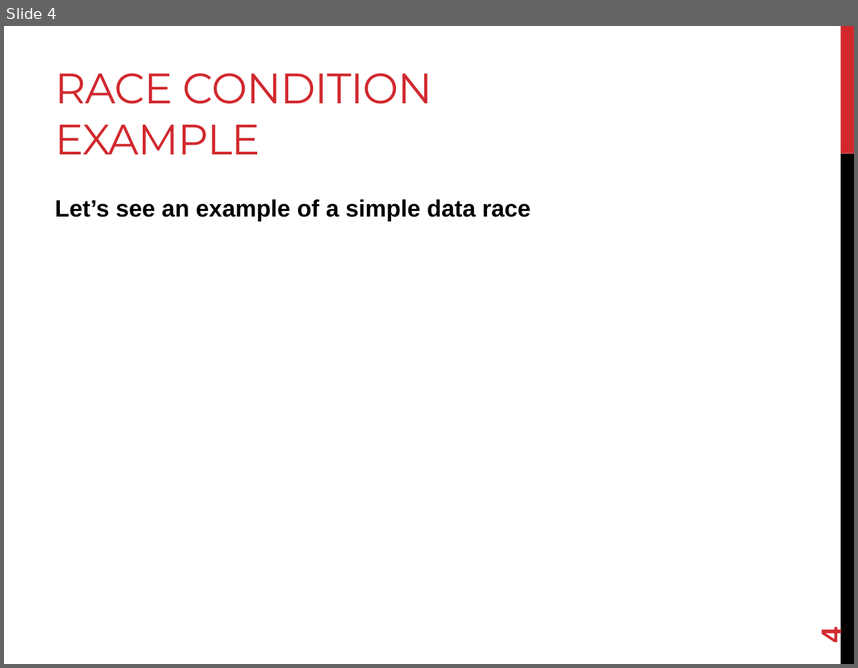
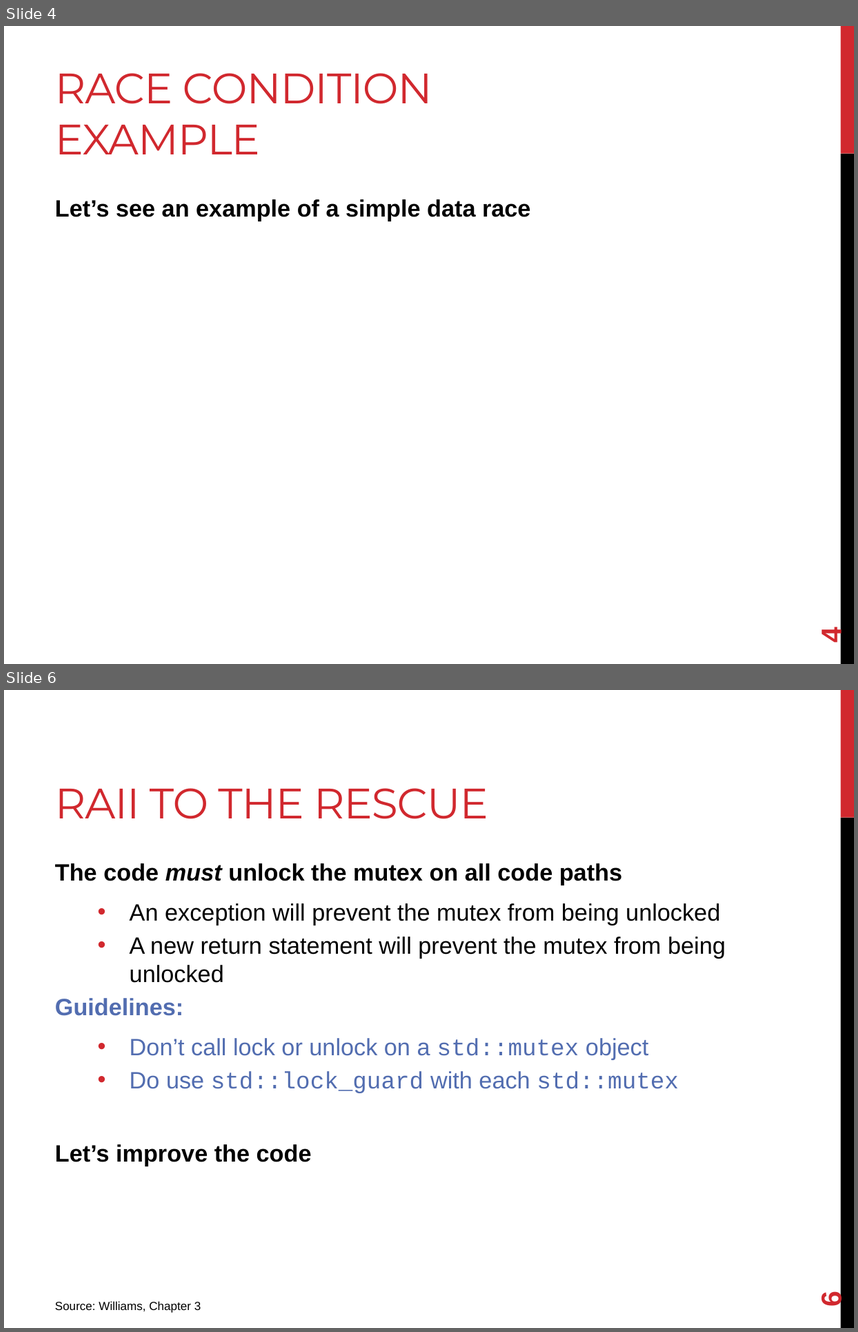
Before and after one commit to joshpeterson/DevelopingConcurrentSoftware, a slide deck: Lectures/Mutexes/Mutexes.pptx. Shown one above the other, each under a label of ours: slide 4 before the commit, slides 4 and 6 after it; the slides between them are not shown. The pictures are 858x668 and 858x1332 pixels, drawn with LibreOffice and Linux fonts; fonts in the diff are those of the drawing. Boxes give left, top, right and bottom in pixels: in the first picture for what was removed or moved away, otherwise in the second. Text is boxed around its words. In the diff, an @@ line names an element or a change of style, - is before the commit and + after.

Commit message:
More work on the Mutexes lecture and a producer/consumer queue example.

```diff
--- a/Lectures/Mutexes/Mutexes.pptx
+++ b/Lectures/Mutexes/Mutexes.pptx
@@ slide 6 added at box(4, 690, 854, 1328), background #FFFFFF; not listed: 2 template elements that a slide beside it also shows @@
@@ title added at box(55, 788, 488, 819), 36 pt, text #D1282E @@
+RAII TO THE RESCUE
@@ text added at box(55, 863, 726, 1166), 20 pt, text #000000 @@
+The code must unlock the mutex on all code paths
+  • An exception will prevent the mutex from being unlocked
+  • A new return statement will prevent the mutex from being unlocked
+Guidelines:
+  • Don’t call lock or unlock on a std::mutex object
+  • Do use std::lock_guard with each std::mutex
+Let’s improve the code
@@ text added at box(55, 1301, 201, 1312), 10 pt, text #000000 @@
+Source: Williams, Chapter 3
@@ page number added at box(815, 1292, 847, 1307), 24 pt, text #D1282E, bold @@
+6
```
Also in this commit, not shown: 2 slides changed, 2 other slides added, 17 other files.
